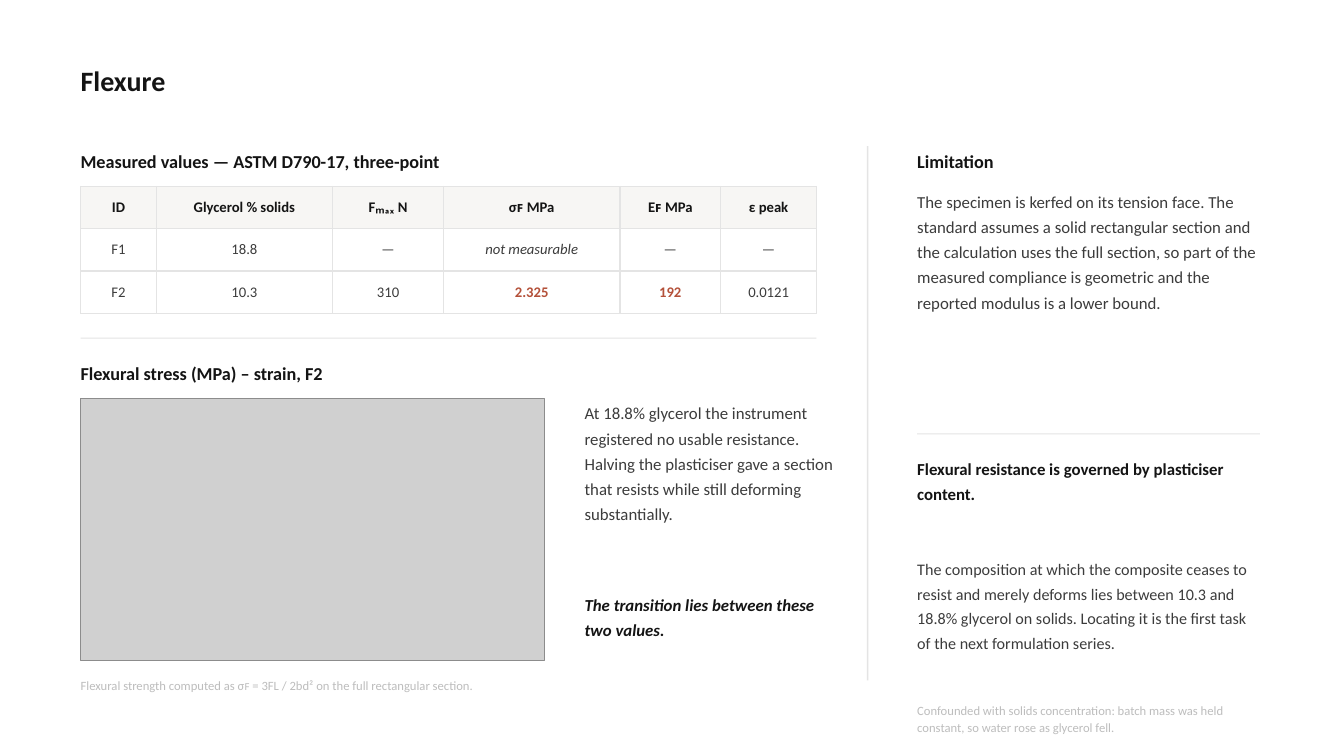
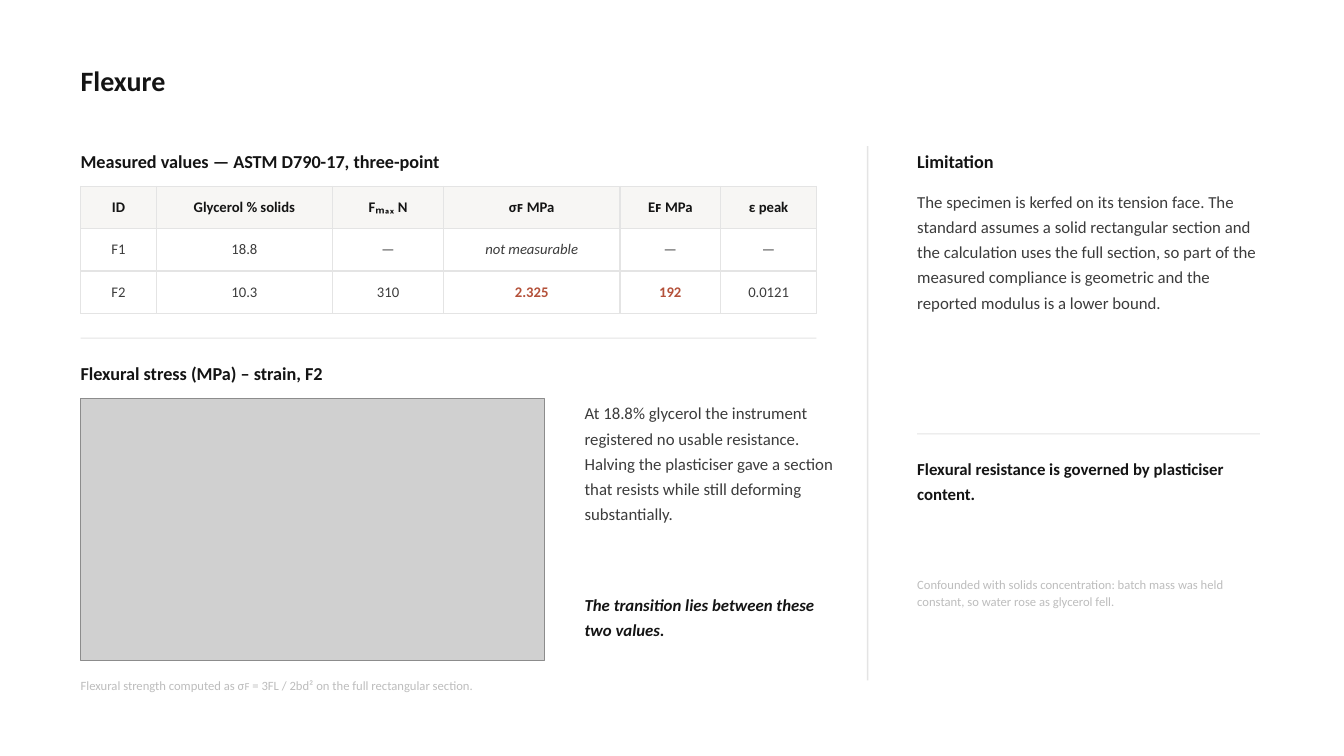
Before and after one commit to bunal91/sanat-ve-mekan, a slide deck: slide 19 of konferans-bildirisi/06-sunum/ICSMMEP26_Presentation_Unal.pptx. Drawn at 1344x756 pixels with LibreOffice and Linux fonts; fonts in the diff are those of the drawing; grey boxes stand for pictures. Boxes give left, top, right and bottom in pixels: in the first picture for what was removed or moved away, otherwise in the second. Text is boxed around its words. In the diff, an @@ line names an element or a change of style, - is before the commit and + after.

```diff
--- a/konferans-bildirisi/06-sunum/ICSMMEP26_Presentation_Unal.pptx
+++ b/konferans-bildirisi/06-sunum/ICSMMEP26_Presentation_Unal.pptx
@@ text removed at box(917, 564, 1247, 649) @@
-The composition at which the composite ceases to resist and merely deforms lies between 10.3 and 18.8% glycerol on solids. Locating it is the first task of the next formulation series.
@@ text "Confounded with solids concentration: batch ...": place and size @@
-text "Confounded with solids concentration: batch ..." at box(917, 706, 1223, 734)
+text "Confounded with solids concentration: batch ..." at box(917, 580, 1223, 608)
```
Also in this commit, not shown: 12 other slides changed, 1 slide added, 2 slides removed, 6 other files.
